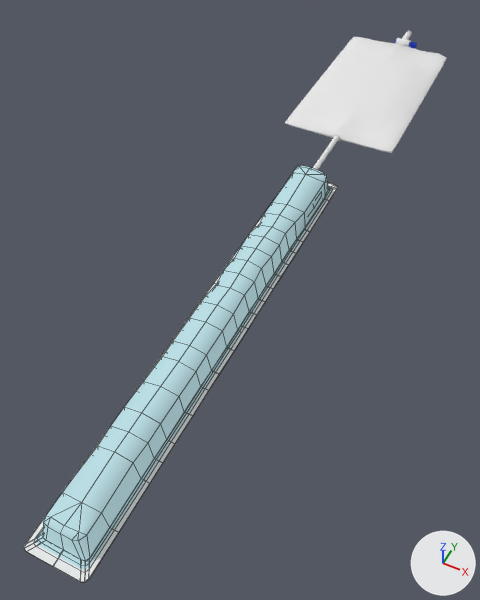
What one commit did to the Blender file blend/catheter/catheter.blend.
Before and after are seen from a 50 mm lens placed at (0.238, -0.661, 0.555), pointed at (-0.016, -0.153, -0.08). The lights are fixed; the arrows at lower right show +X, +Y and +Z. Mesh edges are drawn as thin lines on the coarser meshes.

Objects in the first picture: 'catCover', 'catOuter', 'catheter_bag'.
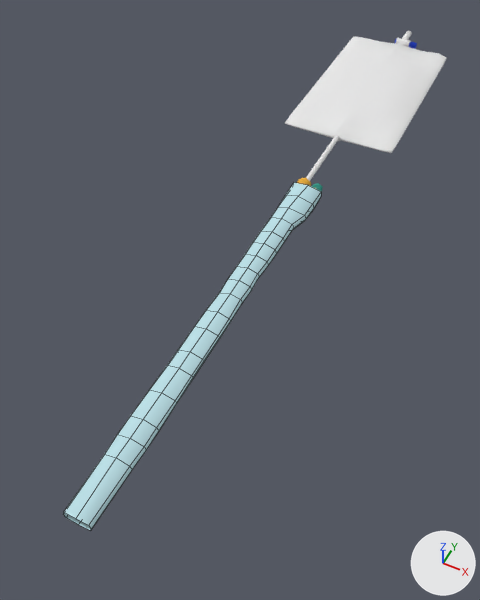
Changed parts and their boxes (x1, y1, x2, y2) in the pictures (480 x 600 px):
'catOuter', hidden (cyan)
    before: (35, 165, 332, 570)
'catCover', hidden
    before: (24, 183, 337, 582)
'catInner', unchanged, uncovered by the edit
    after: (63, 182, 321, 531)

Edits to the bpy script that builds the scene:
```text
Change ob_catcover:
    ob_catcover.rotation_euler: (0.0, 0.0, -1.571) -> (0.0, 0.0, 0.0)  # degrees (0, 0, -90) -> degrees (0, 0, 0)
    ob_catcover.location: (-0.003, -0.238, 0.0) -> (0.0, 0.0, 0.0)
    add ob_catcover.hide_viewport = True
Change ob_catouter:
    ob_catouter.rotation_euler: (0.0, 0.0, -1.571) -> (0.0, 0.0, 0.0)  # degrees (0, 0, -90) -> degrees (0, 0, 0)
    ob_catouter.location: (-0.003, -0.238, 0.0) -> (0.0, 0.0, 0.0)
    add ob_catouter.hide_viewport = True
```
